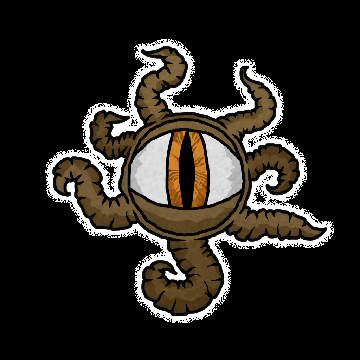
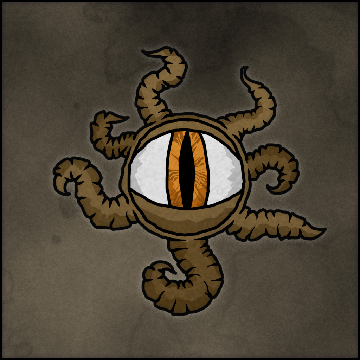
Layers edited between the first and the second w=360, h=360 image:
removed group "tan" (17 layers) over (x1=52, y1=46, x2=328, y2=317)
removed group "outline" (7th of 8, in "tan") (3 layers) from group "tan" over (x1=52, y1=46, x2=328, y2=317)
removed layer "body" (7th of 8, in "tan" › "outline") from group "outline" over (x1=52, y1=46, x2=328, y2=317)
removed group "color" (7th of 8, in "tan") (11 layers) from group "tan" over (x1=54, y1=46, x2=325, y2=315)
removed group "eye - white" (7th of 8, in "tan" › "color") (2 layers) from group "color" over (x1=128, y1=131, x2=246, y2=152)
removed layer "Eye White 2" (7th of 8, in "tan" › "color" › "eye - white") from group "eye - white" over (x1=242, y1=142, x2=246, y2=152)
removed layer "Eye White 1" (7th of 8, in "tan" › "color" › "eye - white") from group "eye - white" over (x1=129, y1=131, x2=245, y2=149)
removed group "skin" (7th of 8, in "tan" › "color") (3 layers) from group "color" over (x1=54, y1=46, x2=325, y2=315)
removed layer "skin3" (11th of 12, in "tan" › "color" › "skin") (was 30%) from group "skin" over (x1=91, y1=111, x2=298, y2=315)
removed layer "Skin 2" (11th of 12, in "tan" › "color" › "skin") from group "skin" over (x1=54, y1=46, x2=321, y2=315)
removed layer "Skin 1" (11th of 12, in "tan" › "color" › "skin") from group "skin" over (x1=54, y1=46, x2=325, y2=315)
removed layer "green copy 19" over (x1=45, y1=39, x2=334, y2=323)
removed layer "alpha" over (x1=2, y1=2, x2=358, y2=358)
removed layer "background" over (x1=2, y1=2, x2=358, y2=358)
removed layer "black" over (x1=2, y1=2, x2=358, y2=358)
